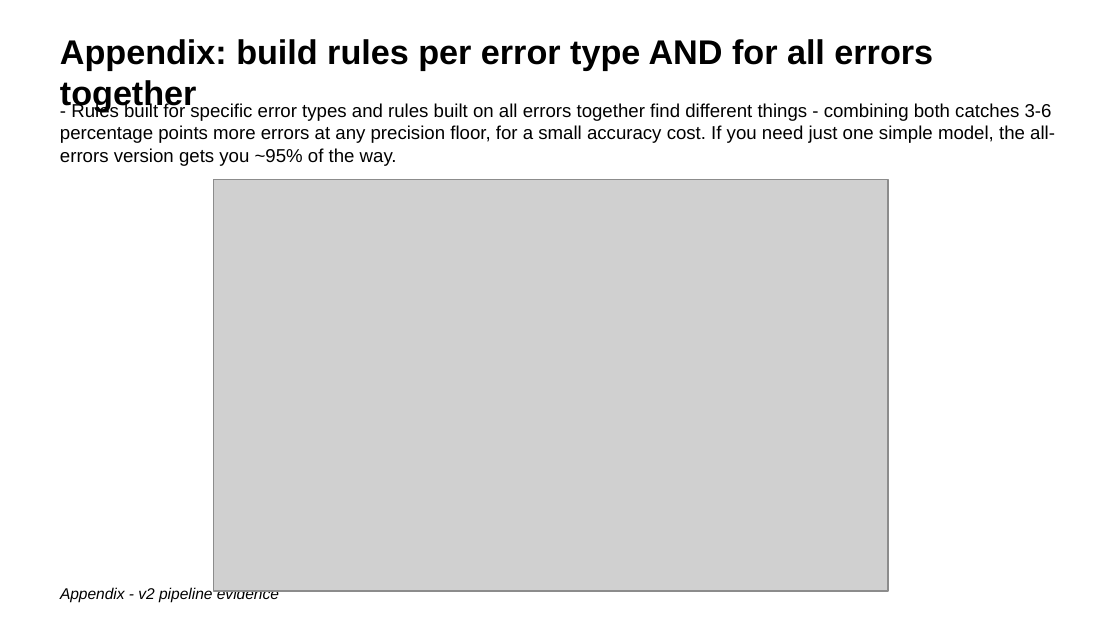
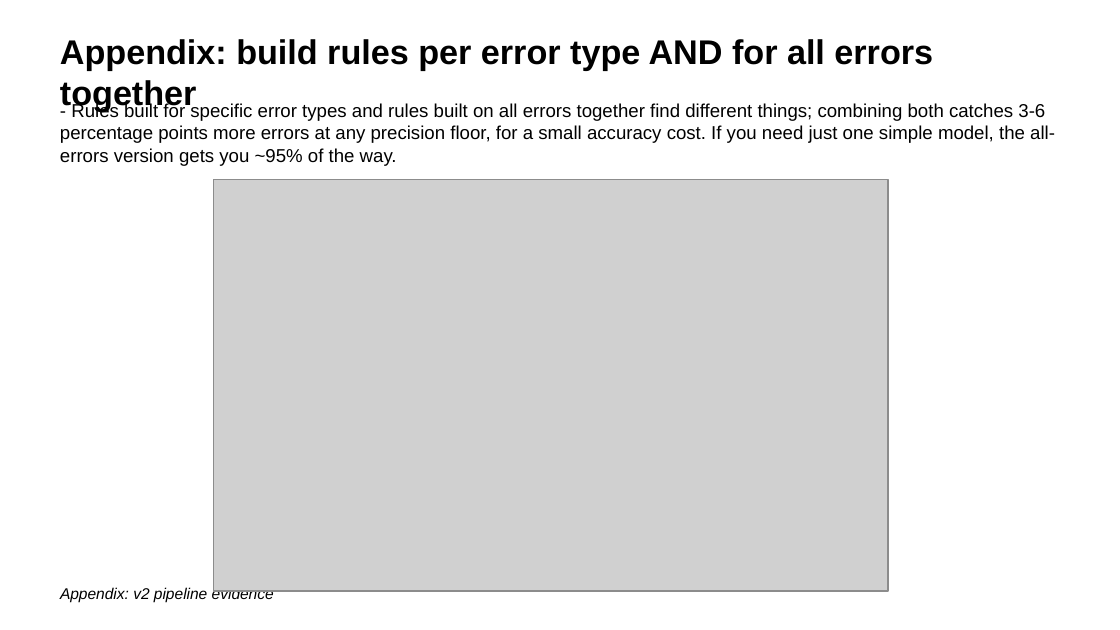
Before and after one commit to giannella/snap_qc, a slide deck: slide 19 of how_to_use_the_snap_qc_inclusion_rules_scripts.pptx. Drawn at 1120x630 pixels with LibreOffice and Linux fonts; fonts in the diff are those of the drawing; grey boxes stand for pictures. Boxes give left, top, right and bottom in pixels: in the first picture for what was removed or moved away, otherwise in the second. Text is boxed around its words. In the diff, an @@ line names an element or a change of style, - is before the commit and + after.

```diff
--- a/how_to_use_the_snap_qc_inclusion_rules_scripts.pptx
+++ b/how_to_use_the_snap_qc_inclusion_rules_scripts.pptx
@@ text at (60,102,1055,166): text changed @@
-- Rules built for specific error types and rules built on all errors together find different things - combining both catches 3-6 percentage points more errors at any precision floor, for a small accuracy cost. If you need just one simple model, the all-errors version gets you ~95% of the way.
+- Rules built for specific error types and rules built on all errors together find different things; combining both catches 3-6 percentage points more errors at any precision floor, for a small accuracy cost. If you need just one simple model, the all-errors version gets you ~95% of the way.
@@ text at (60,587,274,603): text changed @@
-Appendix - v2 pipeline evidence
+Appendix: v2 pipeline evidence
```
Also in this commit, not shown: 14 other slides changed, 3 other files.
